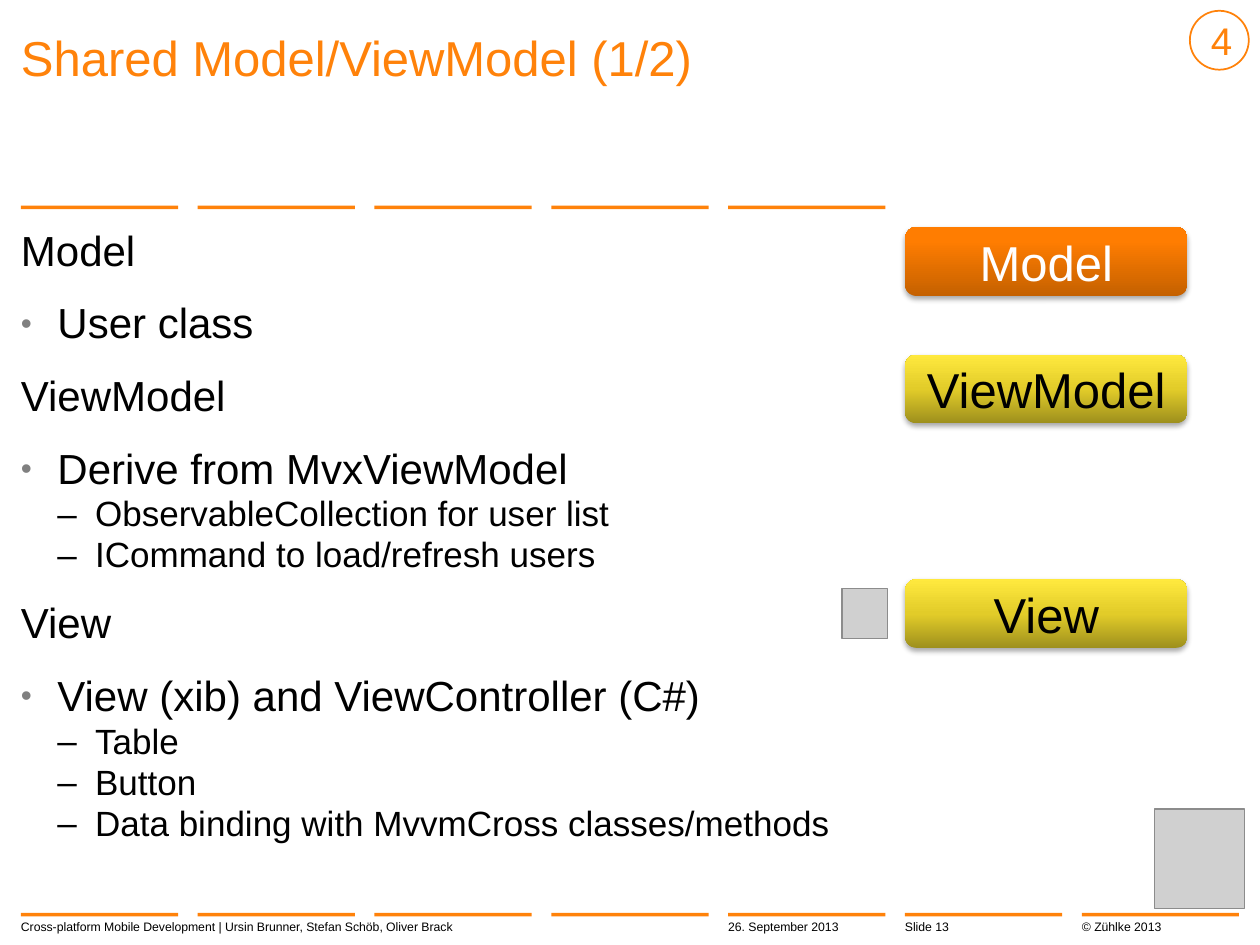
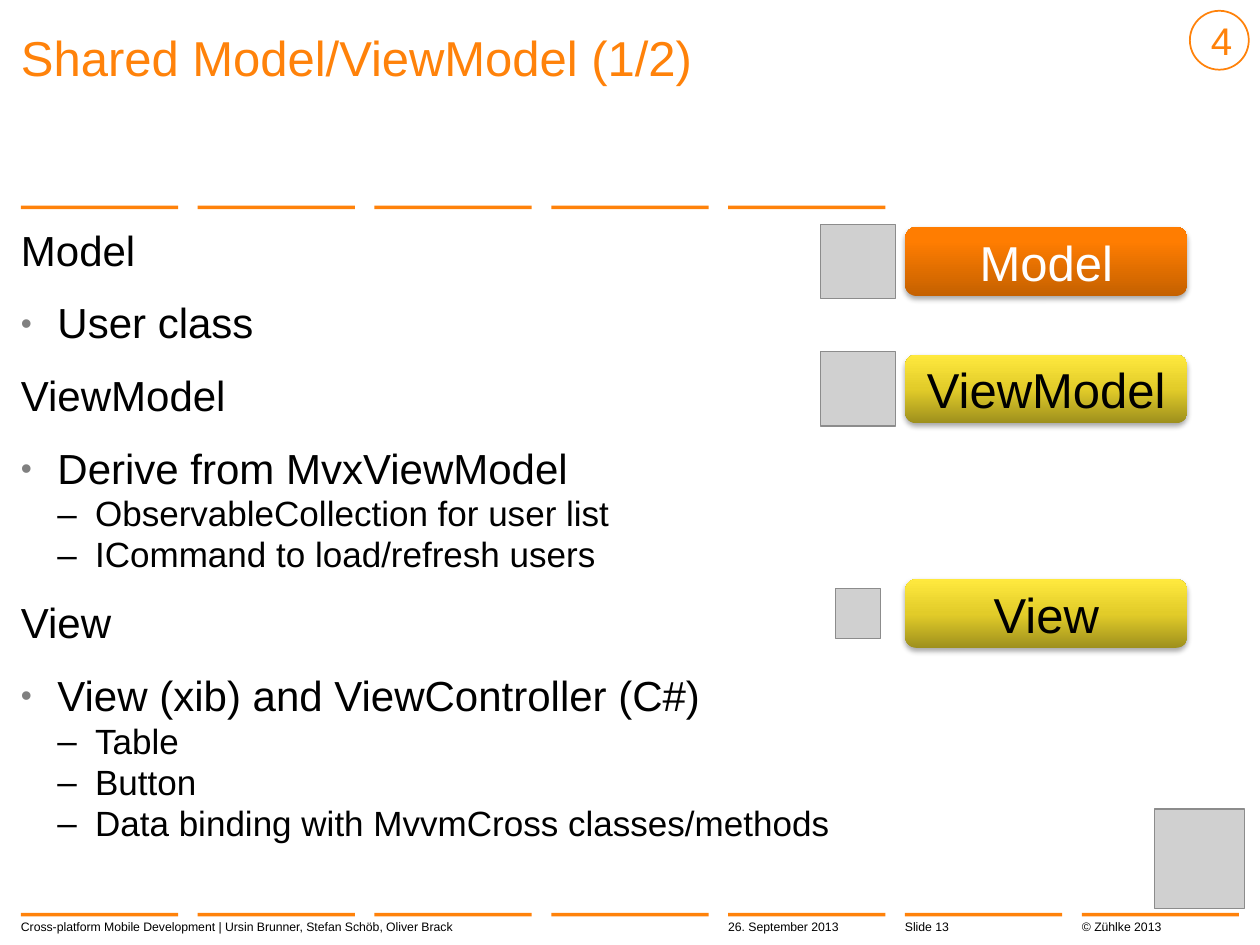
Before and after one commit to brunnurs/zxm, a slide deck: slide 13 of docs/13-09-26 Cross-platform mobile development with C#.pptx. Drawn at 1260x945 pixels with LibreOffice and Linux fonts; fonts in the diff are those of the drawing; grey boxes stand for pictures; background and template pictures are left out. Boxes give left, top, right and bottom in pixels: in the first picture for what was removed or moved away, otherwise in the second. Text is boxed around its words. In the diff, an @@ line names an element or a change of style, - is before the commit and + after.

```diff
--- a/docs/13-09-26 Cross-platform mobile development with C#.pptx
+++ b/docs/13-09-26 Cross-platform mobile development with C#.pptx
@@ picture added at box(820, 224, 895, 299) @@
@@ picture added at box(820, 352, 895, 426) @@
@@ picture: place and size @@
-picture at box(842, 588, 887, 638)
+picture at box(835, 588, 881, 638)
```
Also in this commit, not shown: 10 other slides changed.
